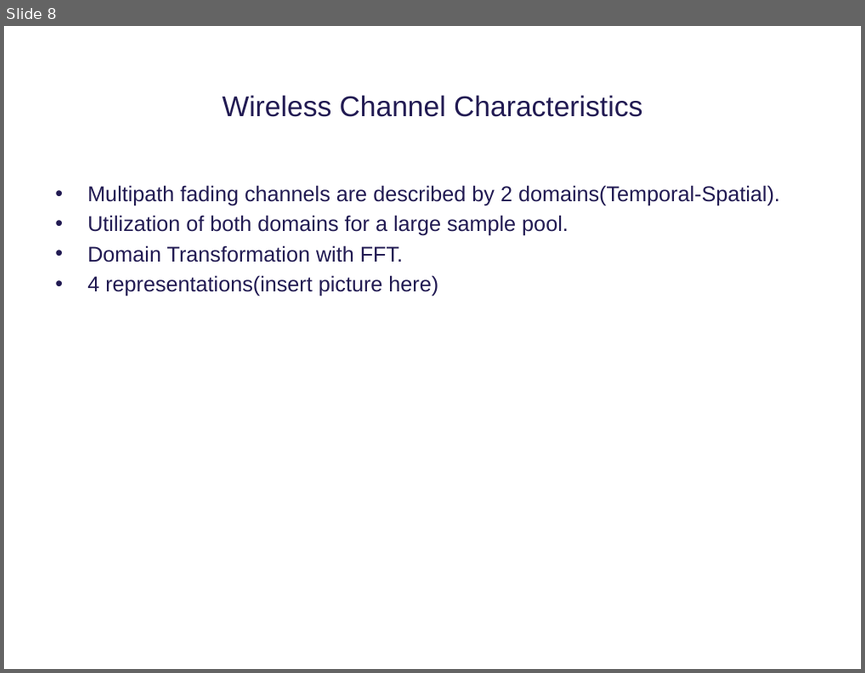
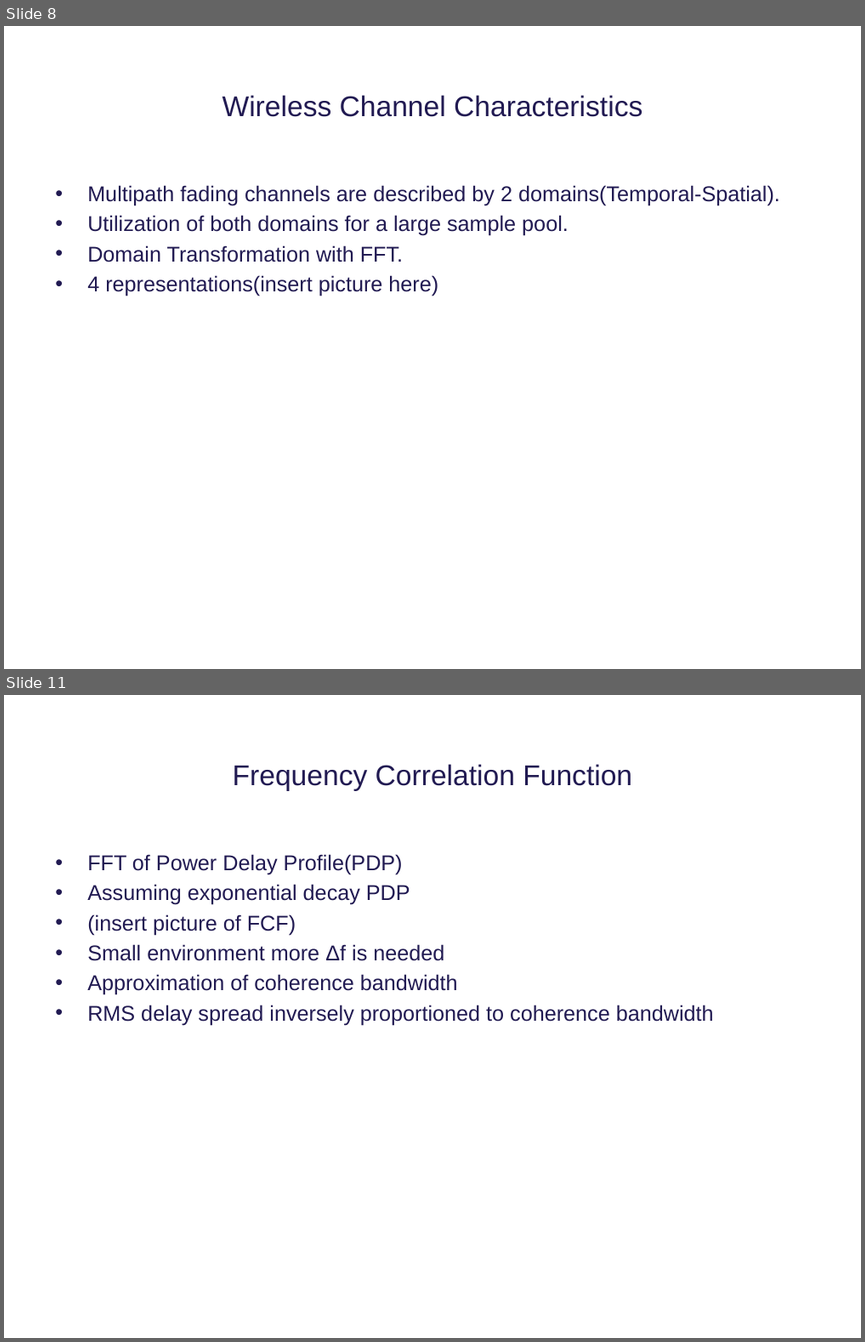
Before and after one commit to tkjj13/P8, a slide deck: ppt/premature ppt.pptx. Shown one above the other, each under a label of ours: slide 8 before the commit, slides 8 and 11 after it; the slides between them are not shown. The pictures are 865x673 and 865x1342 pixels, drawn with LibreOffice and Linux fonts; fonts in the diff are those of the drawing; background and template pictures are left out. Boxes give left, top, right and bottom in pixels: in the first picture for what was removed or moved away, otherwise in the second. Text is boxed around its words. In the diff, an @@ line names an element or a change of style, - is before the commit and + after.

Commit message:
ppt

```diff
--- a/ppt/premature ppt.pptx
+++ b/ppt/premature ppt.pptx
@@ slide 11 added at <box>4,695,861,1338</box>, background #FFFFFF @@
@@ title added at <box>233,764,632,791</box>, 24 pt, text #211A52 @@
+Frequency Correlation Function
@@ text added at <box>87,854,714,1025</box>, 18 pt, text #211A52 @@
+• FFT of Power Delay Profile(PDP)
+• Assuming exponential decay PDP
+• (insert picture of FCF)
+• Small environment more Δf is needed
+• Approximation of coherence bandwidth
+• RMS delay spread inversely proportioned to coherence bandwidth
```
Also in this commit, not shown: 6 other slides added, 1 slide removed.
